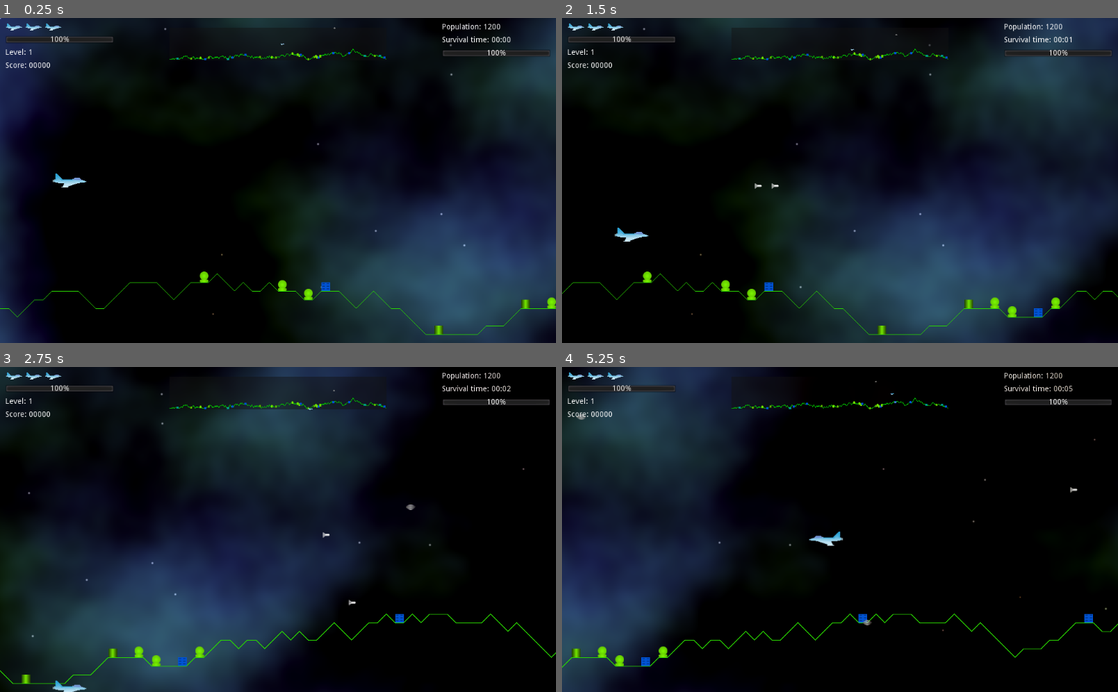
Above: before the commit, frames 1-4 (two rows, left to right).
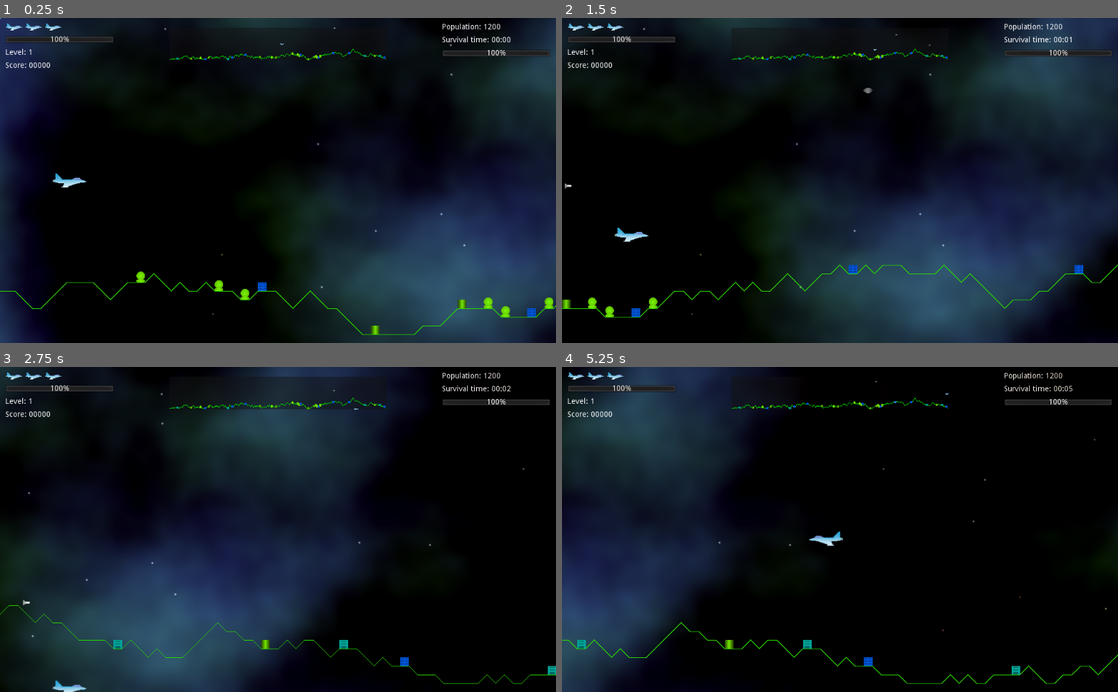
Above: after the commit, the same moments.

Repository: andrew-wilkes/godotia
Game: Godot game, scene res://scenes/Main.tscn
The game is run twice, just before and just after one commit, with the same random seed, the same clock (stepped at 60 frames per second) and the same inputs.
Inputs:
- Up to frame 1 (0.25 s): no input
- Up to frame 2 (1.5 s): tap Enter (ui_accept) at 0.5, 0.77 s; hold Right (ui_right) 0.53-1.28 s; hold Down (ui_down) from 1.28 s (still down)
- Up to frame 3 (2.75 s): tap Enter (ui_accept) at 1.52 s; release Down (ui_down) at 2.03 s; hold Right (ui_right) from 2.03 s (still down)
- Up to frame 4 (5.25 s): release Right (ui_right) at 2.78 s; hold Up (ui_up) 2.78-3.53 s; tap Enter (ui_accept) at 3.02, 3.77, 4.52 s; hold Left (ui_left) 3.53-5.03 s; hold Down (ui_down) from 5.03 s (still down)

The runs differ from the first frame. In frame 1, 1.4% of the frame differs, in the area x 0-100%, y 7-98%; in frame 2, 1.6%, in the area x 0-100%, y 9-98%; in frame 3, 1.4%; in frame 4, 1.5%.

Commit message:
Add game states

Diff:
--- a/autoload/globals.gd
+++ b/autoload/globals.gd
@@ -31,3 +31,8 @@
 func output(msg):
 	if OUTPUT:
 		print(msg)
+
+
+func ig(_v):
+	# Ignore return value
+	pass
--- a/scenes/Main.gd
+++ b/scenes/Main.gd
@@ -19,7 +19,7 @@
 var missile_scene = preload("res://scenes/Missile.tscn")
 var player_scene = preload("res://scenes/Player.tscn")
 var sky_pos = 0
-var enemies_to_spawn = 0
+var enemies_to_spawn = 10
 var size
 var stats : Statistics
 
@@ -39,8 +39,6 @@
 	get_tree().get_root().connect("size_changed", self, "resize")
 	resize()
 	map.set_points(terrain)
-	ig(stats.connect("game_over", self, "game_over"))
-	ig(map.connect("end_of_level", self, "increase_level"))
 	print("Ready")
 
 
@@ -55,13 +53,12 @@
 
 func add_player():
 	player = player_scene.instance()
+	globals.player = player
+	player.position = Vector2(player.MARGIN, size.y / 2)
+	globals.ig(player.connect("got_hit", stats, "reduce_health"))
+	globals.ig(player.connect("crashed", stats, "lose_life"))
+	map.add_player(player, scroll_position, terrain)
 	add_child(player)
-	globals.player = player
-	player.direction = player.RIGHT
-	player.position = Vector2(player.MARGIN, size.y / 2)
-	ig(player.connect("got_hit", stats, "reduce_health"))
-	ig(player.connect("crashed", stats, "lose_life"))
-	map.add_player(player, scroll_position, terrain)
 
 
 func add_structures():
@@ -74,14 +71,6 @@
 	map.add_structures()
 	if TEST_STRUCT:
 		add_test_structure()
-
-
-func increase_level():
-	pass
-
-
-func game_over():
-	stats.stop_clock()
 
 
 func add_test_structure():
@@ -135,11 +124,8 @@
 func _process(delta):
 	process_inputs(delta)
 	move_background(speed * delta)
-	player.turn()
-	player.move_sideways(delta)
 	map.position_player(player, scroll_position, terrain)
 	map.update_all_entities(scroll_position)
-	stats.update()
 
 
 func process_inputs(delta):
@@ -162,12 +148,7 @@
 
 
 func move_background(delta):
-	scroll_position = wrapf(scroll_position + delta, 0, terrain.last_point.x)
+	scroll_position = wrapf(scroll_position + delta , 0, terrain.last_point.x)
 	background.scroll_offset.x = scroll_position
 	sky_pos += delta
 	sky.set_offset(sky_pos)
-
-
-func ig(_v):
-	# Ignore return value
-	pass
--- a/scenes/Main.tscn
+++ b/scenes/Main.tscn
@@ -1,13 +1,16 @@
-[gd_scene load_steps=10 format=2]
+[gd_scene load_steps=13 format=2]
 
 [ext_resource path="res://scenes/Main.gd" type="Script" id=1]
 [ext_resource path="res://scenes/Terrain.tscn" type="PackedScene" id=2]
+[ext_resource path="res://states/game/playing_level.gd" type="Script" id=3]
 [ext_resource path="res://scenes/Statistics.tscn" type="PackedScene" id=4]
 [ext_resource path="res://scenes/StateMachine.tscn" type="PackedScene" id=5]
 [ext_resource path="res://textures/shaders/star-sky.shader" type="Shader" id=6]
 [ext_resource path="res://scenes/Map.tscn" type="PackedScene" id=7]
 [ext_resource path="res://scenes/Sky.gd" type="Script" id=8]
-[ext_resource path="res://states/game/start_game.gd" type="Script" id=9]
+[ext_resource path="res://states/game/starting_game.gd" type="Script" id=9]
+[ext_resource path="res://states/game/game_over.gd" type="Script" id=10]
+[ext_resource path="res://states/game/end_of_level.gd" type="Script" id=11]
 
 [sub_resource type="ShaderMaterial" id=1]
 shader = ExtResource( 6 )
@@ -49,8 +52,17 @@
 
 [node name="States" parent="." instance=ExtResource( 5 )]
 
-[node name="start_game" type="Node" parent="States"]
+[node name="starting_game" type="Node" parent="States"]
 script = ExtResource( 9 )
+
+[node name="playing_level" type="Node" parent="States"]
+script = ExtResource( 3 )
+
+[node name="end_of_level" type="Node" parent="States"]
+script = ExtResource( 11 )
+
+[node name="game_over" type="Node" parent="States"]
+script = ExtResource( 10 )
 
 [node name="AnimationPlayer" type="AnimationPlayer" parent="."]
 [connection signal="timeout" from="Spawner" to="." method="_on_Spawner_timeout"]
--- a/scenes/Player.gd
+++ b/scenes/Player.gd
@@ -10,9 +10,14 @@
 
 enum { LEFT, RIGHT }
 
-var direction : int
+var direction = RIGHT
 var sid = 0
 var alive = true
+
+func _process(delta):
+	turn()
+	move_sideways(delta)
+
 
 func _on_Player_body_entered(body):
 	if !sid and body is Structure and body.state == body.states.FALLING:
@@ -35,21 +40,6 @@
 		emit_signal("got_hit", sid)
 	if _area is Enemy:
 		emit_signal("crashed", sid)
-
-
-func move(dx, dy = 0):
-	var dv = SPEED * Vector2(dx, dy)
-	position += dv
-	if dx != 0: # Need to return value for sideways scroll
-		return dv.x
-
-
-func distance_to_left():
-	return position.x - MARGIN
-
-
-func distance_to_right():
-	return get_viewport_rect().size.x - MARGIN - position.x
 
 
 func explode(respawn):
@@ -85,5 +75,20 @@
 		change_position(-delta)
 
 
+func distance_to_left():
+	return position.x - MARGIN
+
+
+func distance_to_right():
+	return get_viewport_rect().size.x - MARGIN - position.x
+
+
 func change_position(delta):
 	globals.game.scroll_position += move(delta)
+
+
+func move(dx, dy = 0):
+	var dv = SPEED * Vector2(dx, dy)
+	position += dv
+	if dx != 0: # Need to return value for sideways scroll
+		return dv.x
--- /dev/null
+++ b/states/game/end_of_level.gd
@@ -0,0 +1,9 @@
+extends Node
+
+var fsm: StateMachine
+
+func enter():
+	print("End of level")
+	globals.player.queue_free()
+	globals.game.enemies_to_spawn = globals.game.stats.level * 10
+	fsm.change_to("playing_level")
--- /dev/null
+++ b/states/game/game_over.gd
@@ -0,0 +1,8 @@
+extends Node
+
+var fsm: StateMachine
+
+func enter():
+	globals.game.stats.stop_clock()
+	globals.player.queue_free()
+	print("Game over")
--- /dev/null
+++ b/states/game/playing_level.gd
@@ -0,0 +1,22 @@
+extends Node
+
+var fsm: StateMachine
+
+func enter():
+	var g = globals.game
+	g.add_player()
+	g.spawn_enemy()
+	globals.ig(g.map.connect("end_of_level", self, "increase_level"))
+	globals.ig(g.stats.connect("game_over", self, "game_over"))
+
+
+func increase_level():
+	fsm.change_to("end_of_level")
+
+
+func game_over():
+	fsm.change_to("game_over")
+
+
+func process(_delta):
+	globals.game.stats.update()
--- a/states/game/start_game.gd
+++ /dev/null
@@ -1,11 +0,0 @@
-extends Node
-
-var fsm: StateMachine
-
-func enter():
-	print("Game started")
-	globals.game.add_player()
-	globals.game.add_structures()
-	globals.game.enemies_to_spawn = 10
-	globals.game.spawn_enemy()
-	globals.game.stats.reset()
--- /dev/null
+++ b/states/game/starting_game.gd
@@ -0,0 +1,9 @@
+extends Node
+
+var fsm: StateMachine
+
+func enter():
+	globals.game.add_structures()
+	globals.game.stats.reset()
+	print("Game started")
+	fsm.change_to("playing_level")
